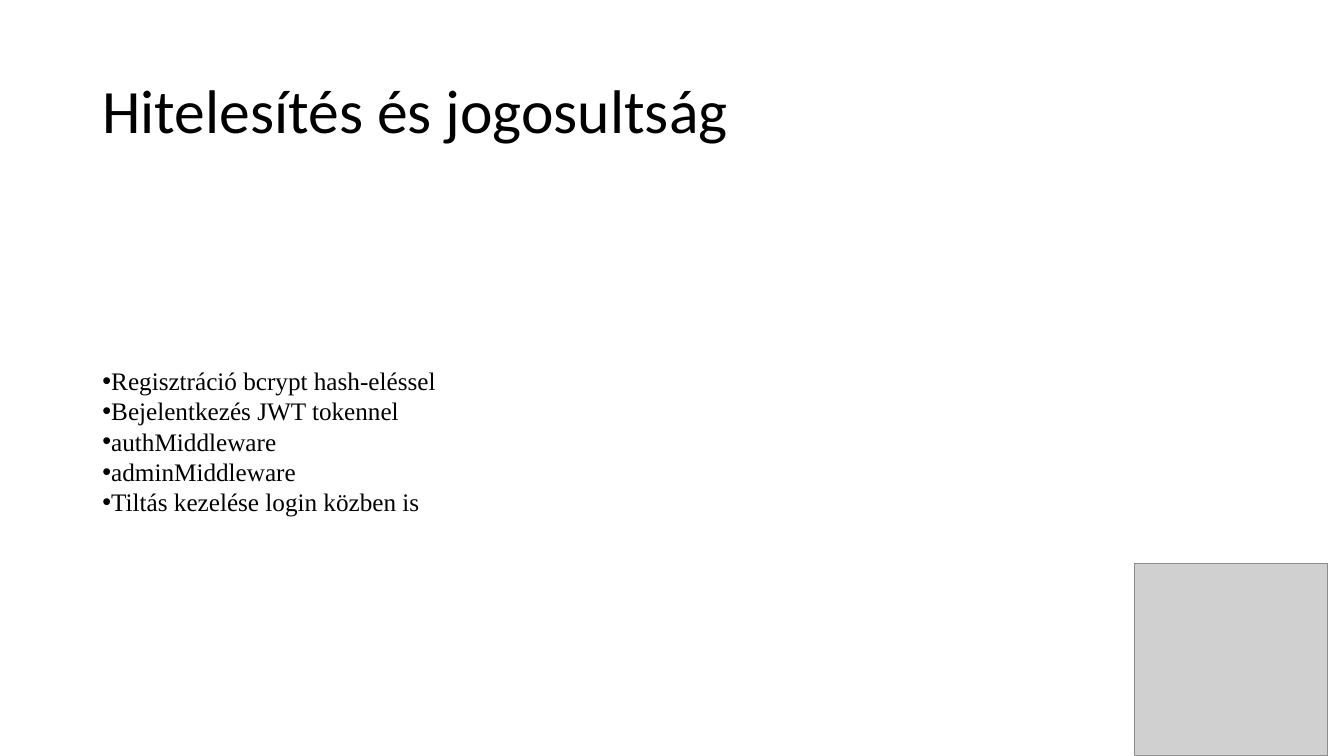
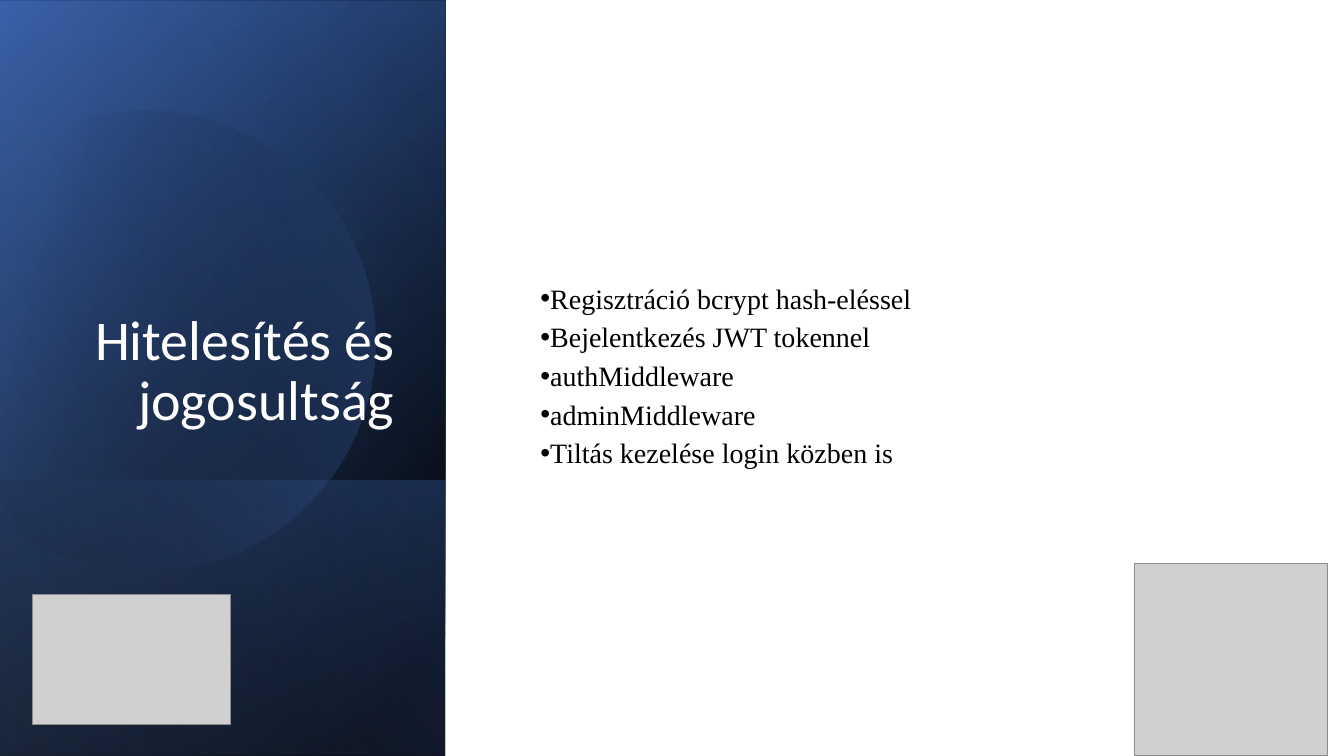
Before and after one commit to ClausPatrik/Makettoldal, a slide deck: slide 10 of MakettMester.pptx. Drawn at 1344x756 pixels with LibreOffice and Linux fonts; fonts in the diff are those of the drawing; grey boxes stand for pictures. Boxes give left, top, right and bottom in pixels: in the first picture for what was removed or moved away, otherwise in the second. Text is boxed around its words. In the diff, an @@ line names an element or a change of style, - is before the commit and + after.

```diff
--- a/MakettMester.pptx
+++ b/MakettMester.pptx
@@ rectangle added at (0,0,1344,756), fill #FFFFFF @@
@@ rectangle added at (0,0,446,756), fill gradient #000000 to #2F5597 @@
@@ rectangle added at (0,1,446,756), fill gradient #000000 to #4472C4 @@
@@ rectangle added at (0,0,446,755), fill gradient #000000 to #8FAADC @@
@@ freeform shape added at (0,56,431,618), fill gradient #000000 to #4472C4 @@
@@ title "Hitelesítés és jogosultság": place and size @@
-title "Hitelesítés és jogosultság" at (102,90,728,144)
+title "Hitelesítés és jogosultság" at (95,321,394,430)
@@ title "Hitelesítés és jogosultság" at (95,321,394,430): size 44 to 40 pt, text colour #000000 to #FFFFFF; alignment left to right; vertical alignment middle to bottom @@
@@ text "Regisztráció bcrypt hash-eléssel": place and size @@
-text "Regisztráció bcrypt hash-eléssel" at (111,372,436,517)
+text "Regisztráció bcrypt hash-eléssel" at (550,289,911,469)
@@ text "Regisztráció bcrypt hash-eléssel" at (550,289,911,469): size 18 to 20 pt; line spacing 1 to 0.9; more space between paragraphs @@
@@ rectangle added at (0,480,446,756), fill gradient #4472C4 to #000000 @@
@@ picture added at (32,595,231,725) @@
```
Also in this commit, not shown: 17 other slides changed.
